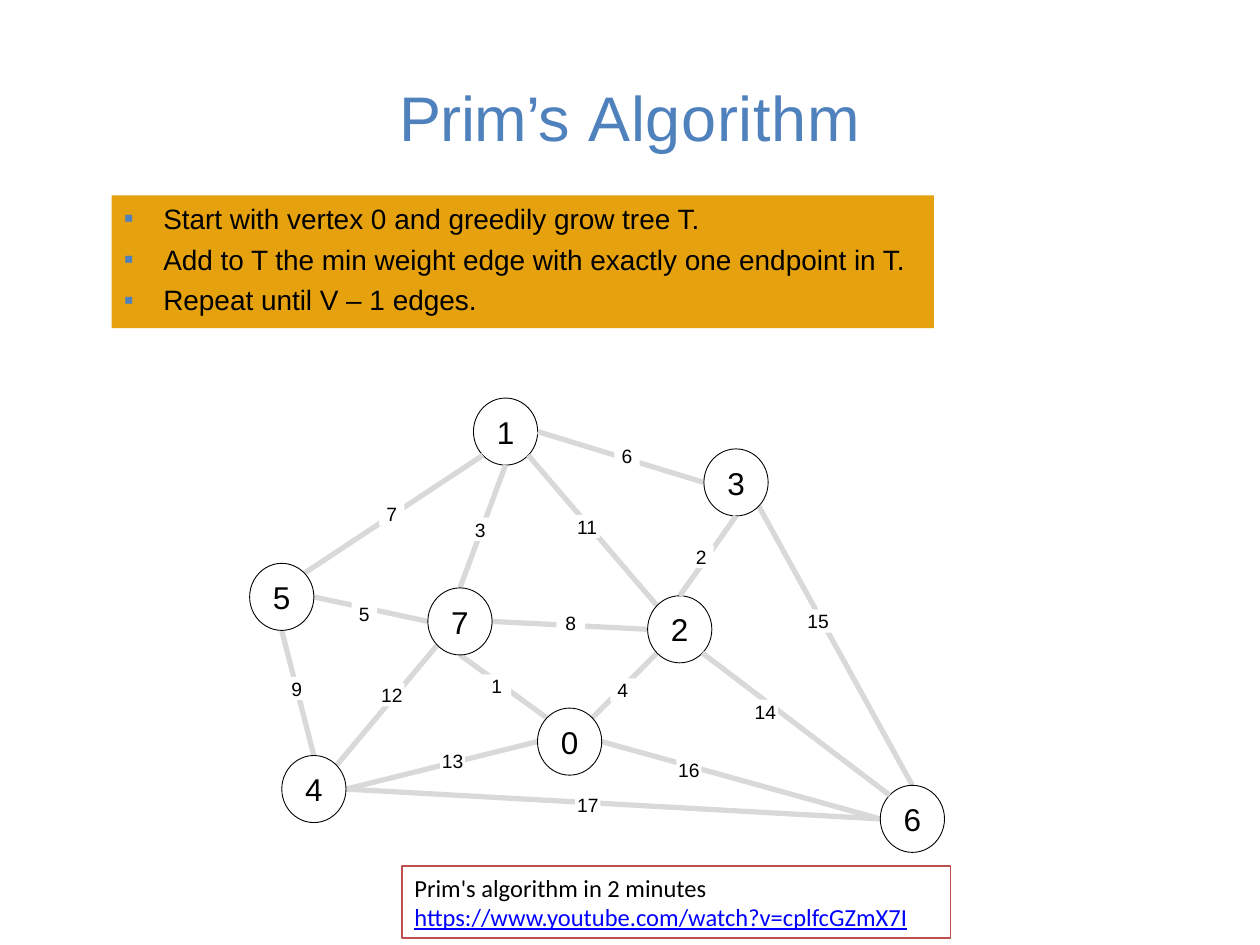
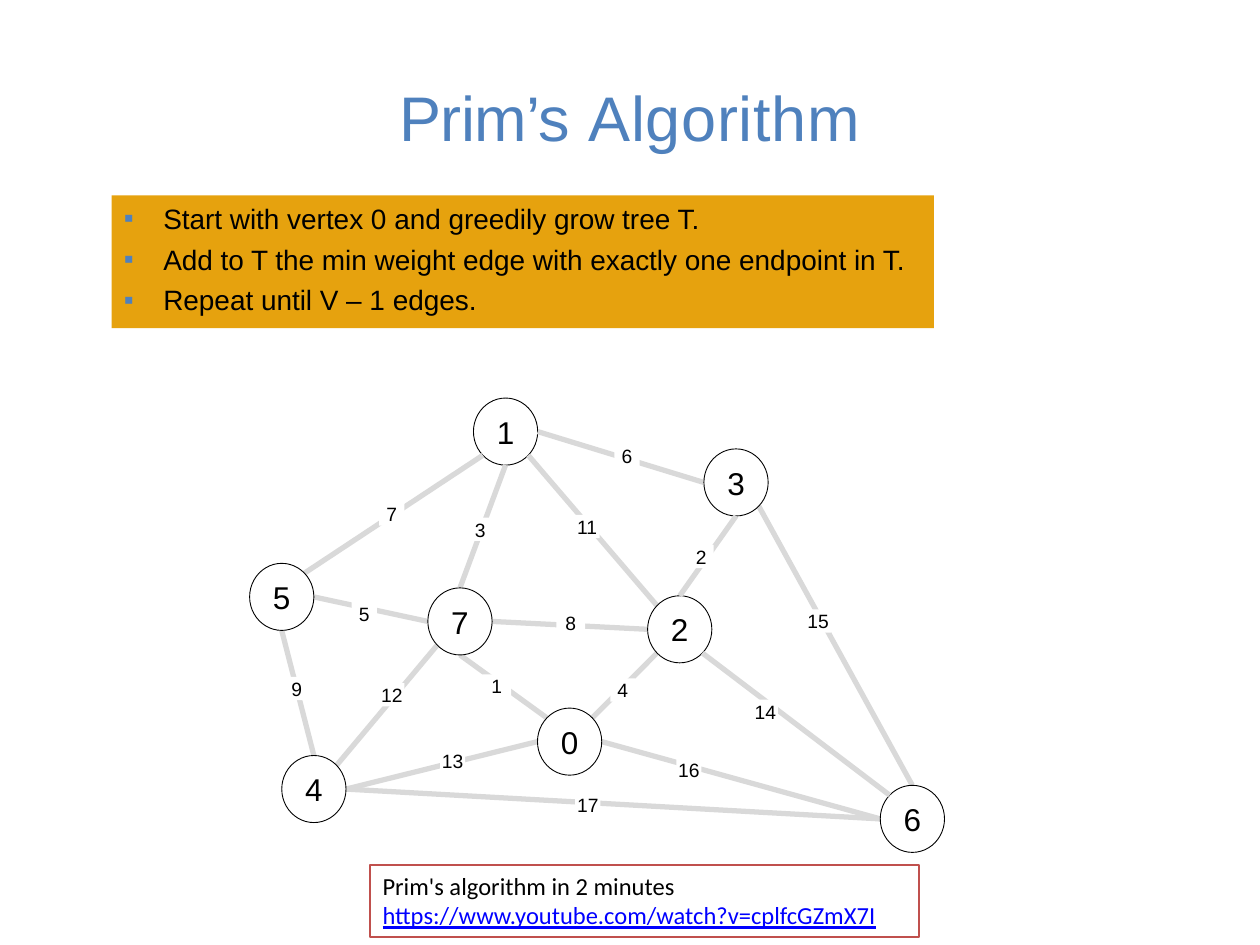
Before and after one commit to guhofstra/CSC111Fa25, a slide deck: slide 6 of PPTs/Lecture 12-minimum spanning trees.pptx. Drawn at 1260x945 pixels with LibreOffice and Linux fonts; fonts in the diff are those of the drawing. Boxes give left, top, right and bottom in pixels: in the first picture for what was removed or moved away, otherwise in the second. Text is boxed around its words. In the diff, an @@ line names an element or a change of style, - is before the commit and + after.

```diff
--- a/PPTs/Lecture 12-minimum spanning trees.pptx
+++ b/PPTs/Lecture 12-minimum spanning trees.pptx
@@ rectangle "Prim's algorithm in 2 minutes": place and size @@
-rectangle "Prim's algorithm in 2 minutes" at [402, 867, 950, 939]
+rectangle "Prim's algorithm in 2 minutes" at [370, 864, 919, 936]
```
Also in this commit, not shown: 1 other slide changed, 1 slide added, 7 other files.
